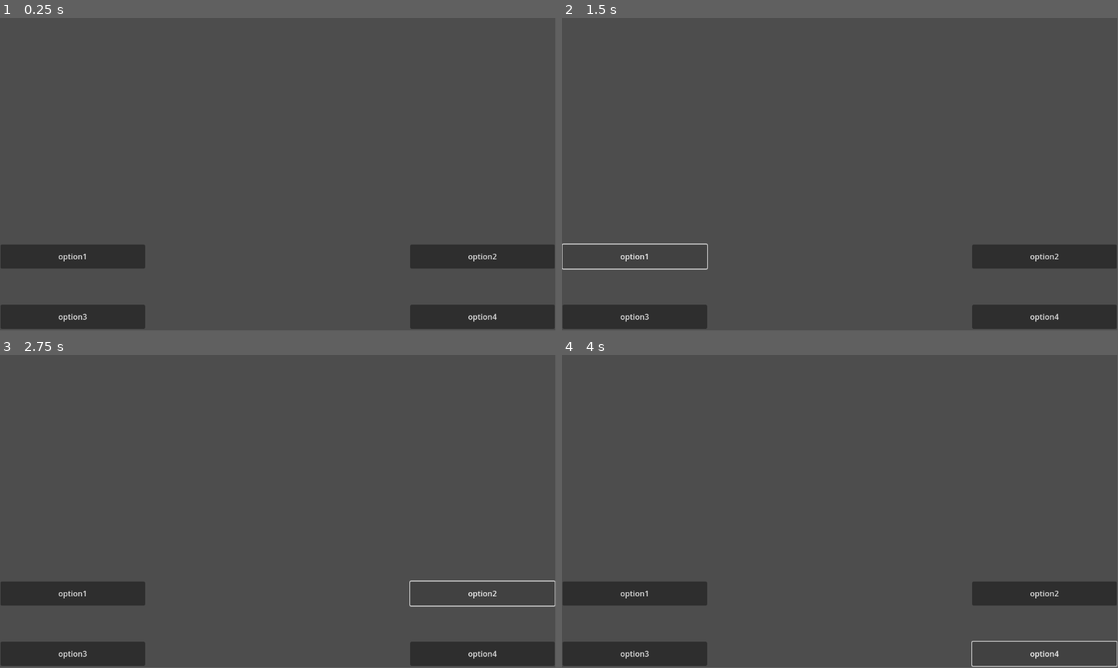
Above: before the commit, frames 1-4 (two rows, left to right).
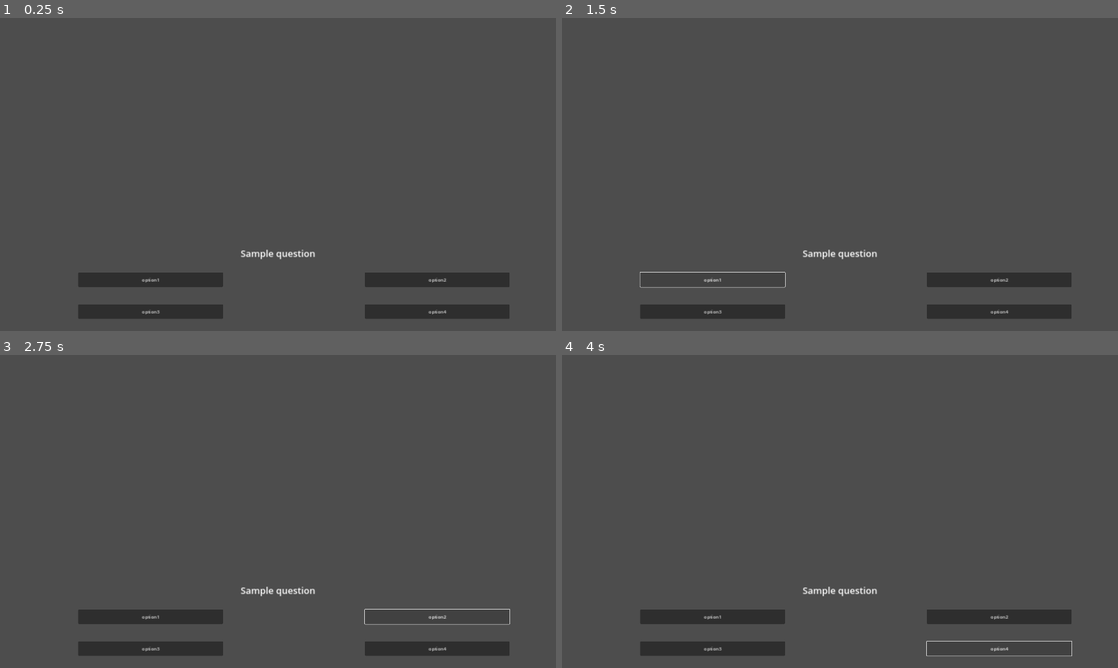
Above: after the commit, the same moments.

Repository: mxbernerSNC/Reverse-Dating-Sim
Game: Godot game, scene res://date.tscn
The game is run twice, just before and just after one commit, with the same random seed, the same clock (stepped at 60 frames per second) and the same inputs.
Inputs:
- Up to frame 1 (0.25 s): no input
- Up to frame 2 (1.5 s): tap Enter at 0.5 s; click "option1" at 1.25 s
- Up to frame 3 (2.75 s): click "option2" at 2 s
- Up to frame 4 (4 s): click "option3" at 2.75 s; click "option4" at 3.5 s
In our replay, the window is 799x449 before the commit and 800x450 after it. These sizes can differ from the game's own. Grey fills any space a smaller window leaves; there, only what the larger window draws over its background counts as a difference.

The runs differ from the first frame. In frame 1, 10% of the frame differs, in the area x 0-100%, y 72-100%; in frame 2, 7.5%; in frame 3, 7.5%; in frame 4, 8.8%.

Commit message:
button layout

Diff:
--- a/date.tscn
+++ b/date.tscn
@@ -1,29 +1,43 @@
-[gd_scene format=3 uid="uid://bsplnkju8h0m3"]
+[gd_scene load_steps=2 format=3 uid="uid://bsplnkju8h0m3"]
+
+[sub_resource type="LabelSettings" id="LabelSettings_xp4m0"]
+font_size = 32
 
 [node name="Node2D" type="Node2D"]
 
 [node name="Control" type="Control" parent="."]
 layout_mode = 3
 anchors_preset = 0
-offset_left = 1.0
-offset_top = 470.0
-offset_right = 1151.0
-offset_bottom = 645.0
+offset_top = 768.0
+offset_right = 1920.0
+offset_bottom = 1038.0
+metadata/_edit_use_anchors_ = true
 
 [node name="opt1" type="Button" parent="Control"]
 layout_mode = 1
-offset_right = 300.0
-offset_bottom = 50.0
+anchors_preset = 4
+anchor_top = 0.5
+anchor_bottom = 0.5
+offset_left = 270.0
+offset_top = -25.0
+offset_right = 770.0
+offset_bottom = 25.0
+grow_vertical = 2
 text = "option1"
 
 [node name="opt2" type="Button" parent="Control"]
 layout_mode = 1
-anchors_preset = 1
+anchors_preset = 6
 anchor_left = 1.0
+anchor_top = 0.5
 anchor_right = 1.0
-offset_left = -300.0
-offset_bottom = 50.0
+anchor_bottom = 0.5
+offset_left = -660.0
+offset_top = -25.0
+offset_right = -160.0
+offset_bottom = 25.0
 grow_horizontal = 0
+grow_vertical = 2
 text = "option2
 "
 
@@ -32,8 +46,9 @@
 anchors_preset = 2
 anchor_top = 1.0
 anchor_bottom = 1.0
+offset_left = 270.0
 offset_top = -50.0
-offset_right = 300.0
+offset_right = 770.0
 grow_vertical = 0
 text = "option3
 "
@@ -45,8 +60,21 @@
 anchor_top = 1.0
 anchor_right = 1.0
 anchor_bottom = 1.0
-offset_left = -300.0
+offset_left = -660.0
 offset_top = -50.0
+offset_right = -160.0
 grow_horizontal = 0
 grow_vertical = 0
 text = "option4"
+
+[node name="question" type="Label" parent="Control"]
+custom_minimum_size = Vector2(0, 90)
+layout_mode = 1
+anchors_preset = 10
+anchor_right = 1.0
+offset_bottom = 23.0
+grow_horizontal = 2
+text = "Sample question"
+label_settings = SubResource("LabelSettings_xp4m0")
+horizontal_alignment = 1
+vertical_alignment = 1
--- a/project.godot
+++ b/project.godot
@@ -14,3 +14,9 @@
 run/main_scene="res://date.tscn"
 config/features=PackedStringArray("4.2", "Forward Plus")
 config/icon="res://icon.svg"
+
+[display]
+
+window/size/viewport_width=1920
+window/size/viewport_height=1080
+window/stretch/mode="canvas_items"
Not shown, added: .gitattributes
Not shown, added: .gitignore
